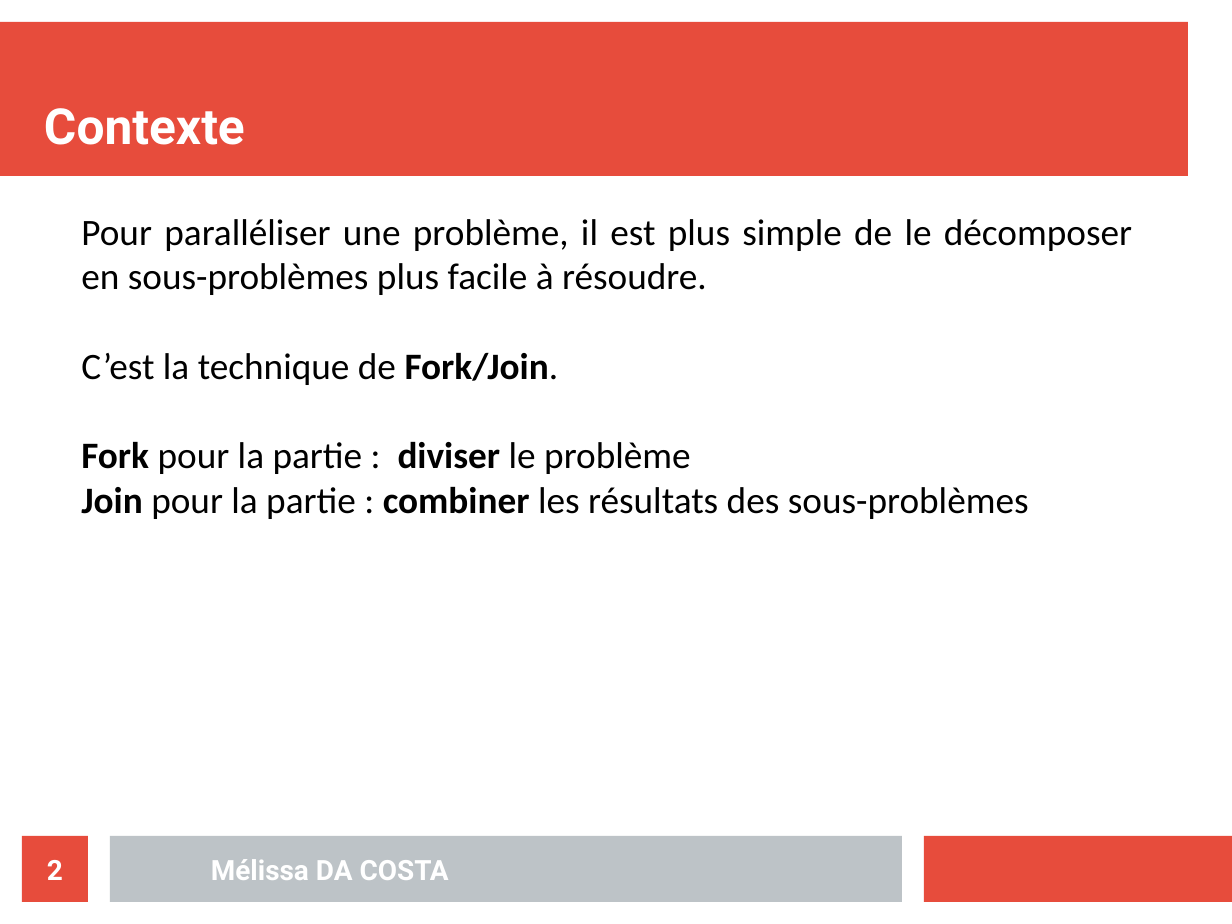
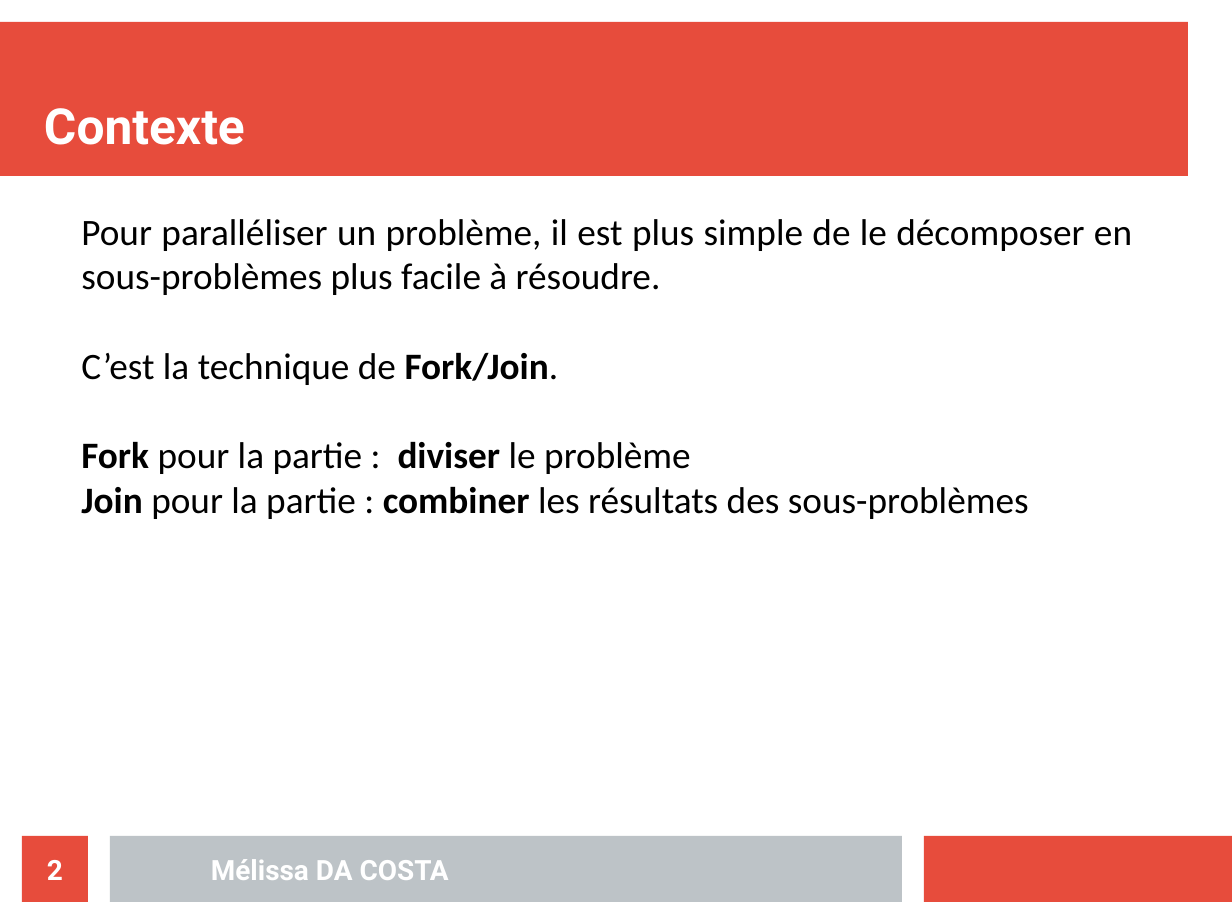
Before and after one commit to MelissaDaCosta/struct_conc, a slide deck: slide 2 of TP4/Mélissa_DA_COSTA_slides_TP04.odp. Drawn at 1232x924 pixels with LibreOffice and Linux fonts; fonts in the diff are those of the drawing. Boxes give left, top, right and bottom in pixels: in the first picture for what was removed or moved away, otherwise in the second. Text is boxed around its words. In the diff, an @@ line names an element or a change of style, - is before the commit and + after.

```diff
--- a/TP4/Mélissa_DA_COSTA_slides_TP04.odp
+++ b/TP4/Mélissa_DA_COSTA_slides_TP04.odp
@@ text at (x1=81, y1=219, x2=1132, y2=295): text changed @@
-Pour paralléliser une problème, il est plus simple de le décomposer en sous-problèmes plus facile à résoudre.
+Pour paralléliser un problème, il est plus simple de le décomposer en sous-problèmes plus facile à résoudre.
```
Also in this commit, not shown: 3 other slides changed, 39 other files.
